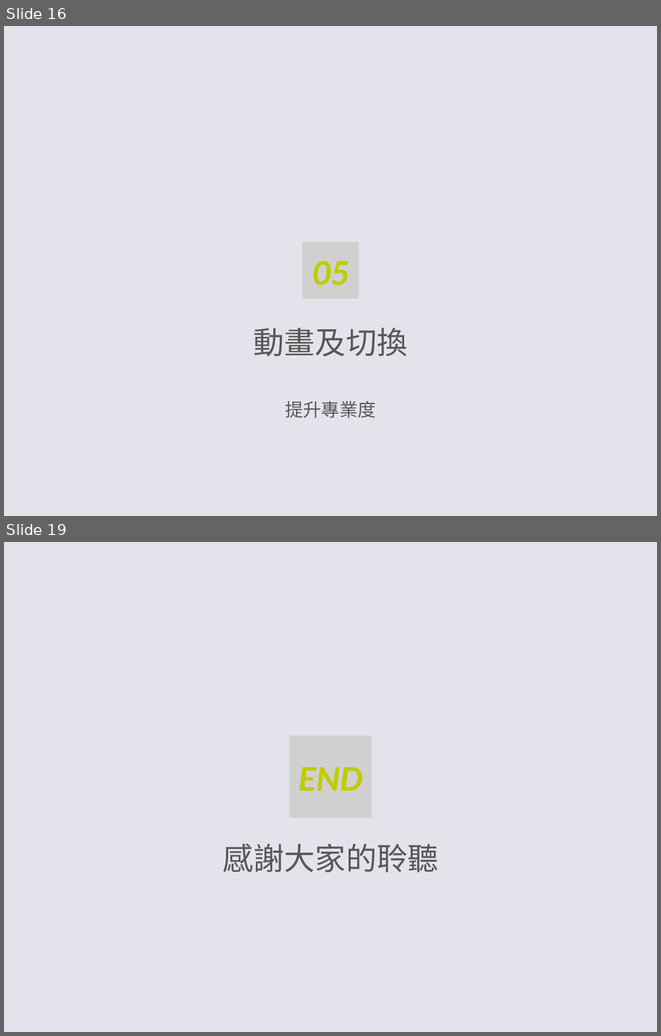
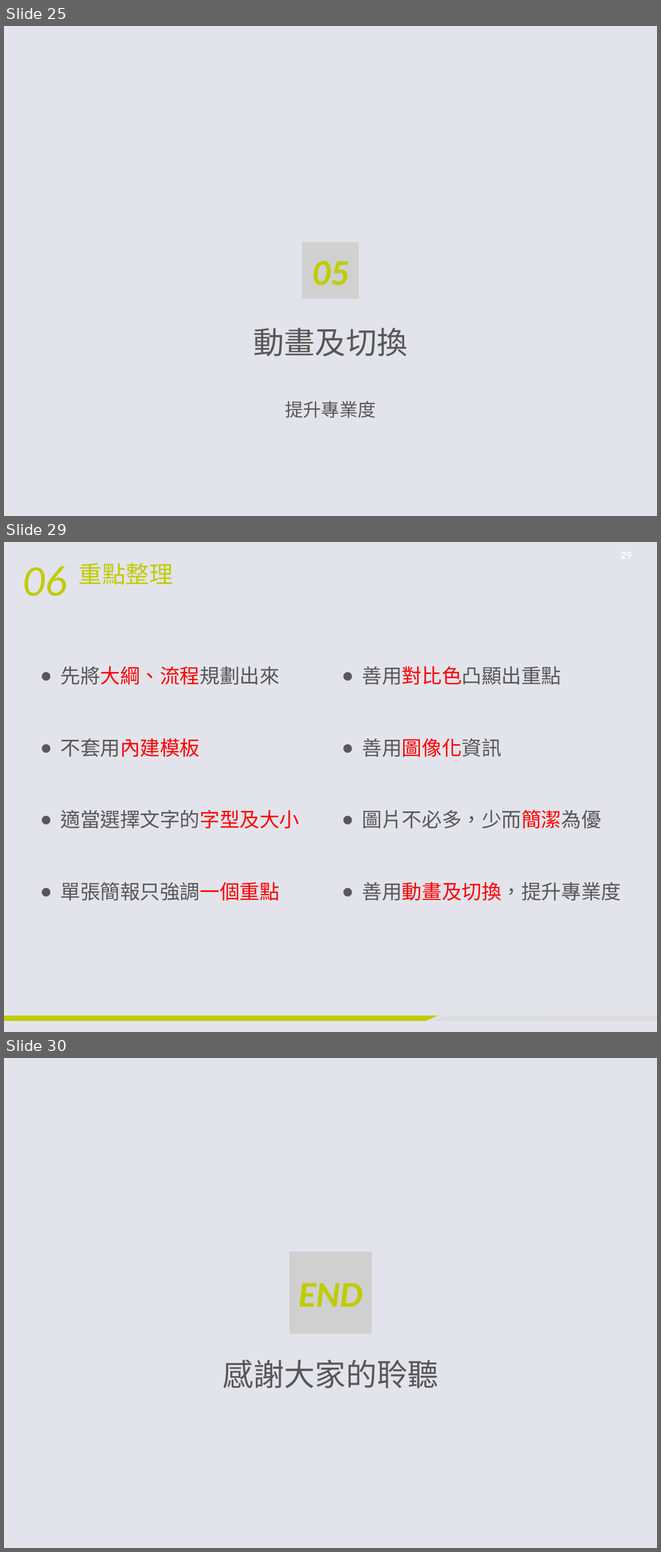
Before and after one commit to jerry092383/chungyo_hw, a slide deck: HW-Week1/簡報製作-jerry092383.pptx. Shown one above the other, each under a label of ours: slides 16 and 19 before the commit, slides 25, 29 and 30 after it; the slides between them are not shown. The pictures are 661x1036 and 661x1552 pixels, drawn with LibreOffice and Linux fonts; fonts in the diff are those of the drawing; grey boxes stand for pictures; background and template pictures are left out. Boxes give left, top, right and bottom in pixels: in the first picture for what was removed or moved away, otherwise in the second. Text is boxed around its words. In the diff, an @@ line names an element or a change of style, - is before the commit and + after.

```diff
--- a/HW-Week1/簡報製作-jerry092383.pptx
+++ b/HW-Week1/簡報製作-jerry092383.pptx
@@ slide 29 added at bbox=[4, 542, 657, 1032], background picture (left out) @@
@@ page number added at bbox=[608, 542, 644, 568], 12 pt, text #FFFFFF, bold @@
+29
@@ text added at bbox=[23, 566, 67, 596], 48 pt, text #BFCC00, italic @@
+06
@@ title added at bbox=[79, 563, 173, 585], 26 pt, text #BFCC00 @@
+重點整理
@@ text added at bbox=[61, 666, 300, 900], 22 pt, text #595757 @@
+● 先將大綱、流程規劃出來
+● 不套用內建模板
+● 適當選擇文字的字型及大小
+● 單張簡報只強調一個重點
@@ text added at bbox=[362, 666, 621, 900], 22 pt, text #595757 @@
+● 善用對比色凸顯出重點
+● 善用圖像化資訊
+● 圖片不必多，少而簡潔為優
+● 善用動畫及切換，提升專業度
@@ freeform shape added at bbox=[4, 1015, 438, 1021], fill #BFCC00 @@
@@ freeform shape added at bbox=[432, 1015, 657, 1021], fill #DCDCDD @@
@@ what was slide 16 is now slide 25 @@
@@ what was slide 19 is now slide 30 @@
```
Also in this commit, not shown: 10 slides changed, 14 other slides added, 4 slides removed, 16 other files.
